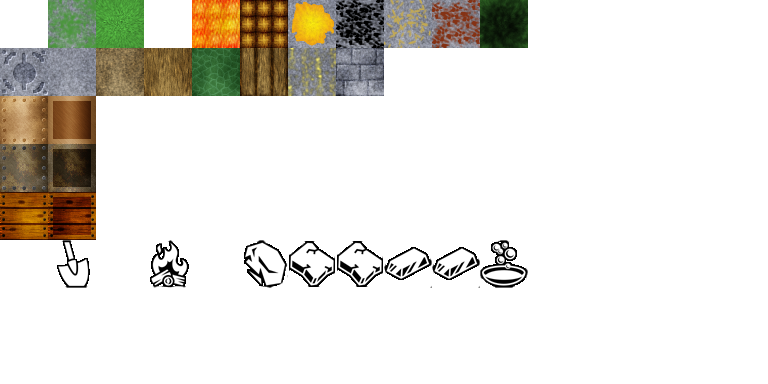
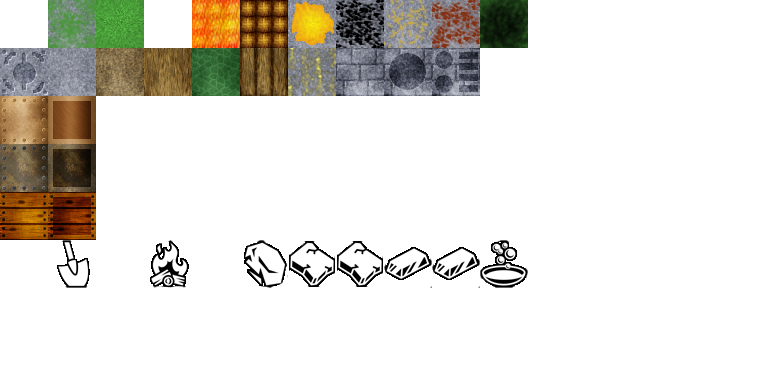
Layers edited between the first and the second w=768, h=384 image:
added layer "25 - forge_top" above "65 - carpenter bench top" over [432, 48, 480, 96]
added layer "24 - furnace top" above "Background" over [384, 48, 432, 96]
